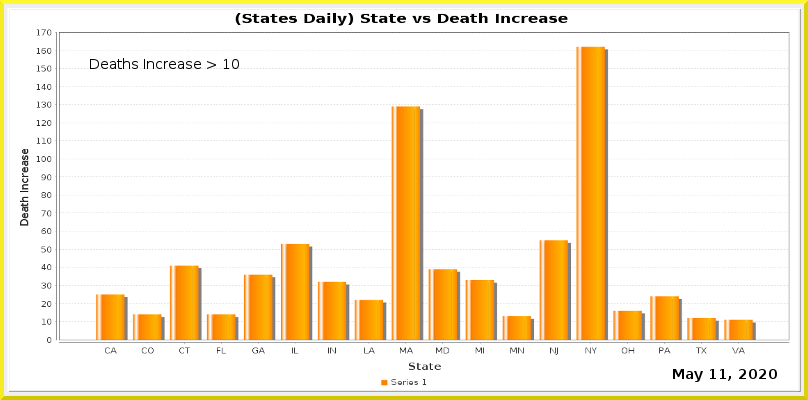
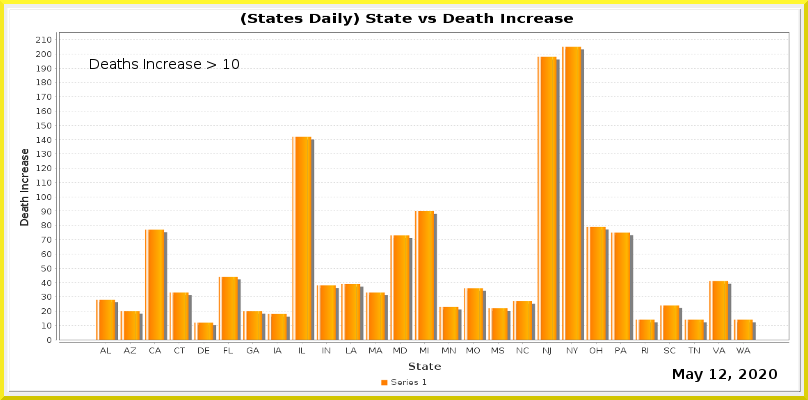
Layers edited between the first and the second 808 x 400 image:
painted on "Current Date" over (719, 369, 726, 379)
painted on "Date_vs_TestIncrease.png" over (36, 13, 788, 355)
